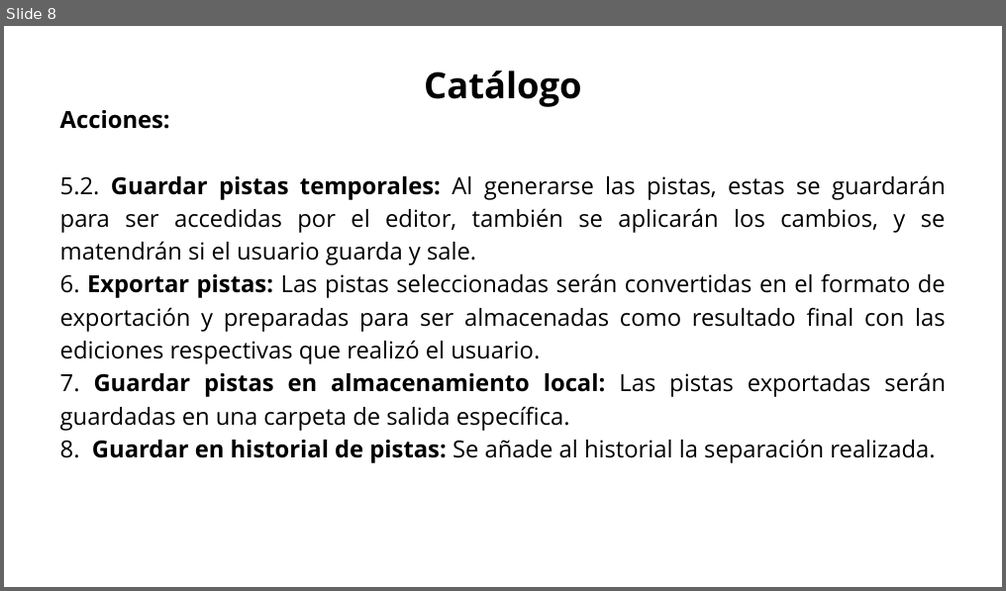
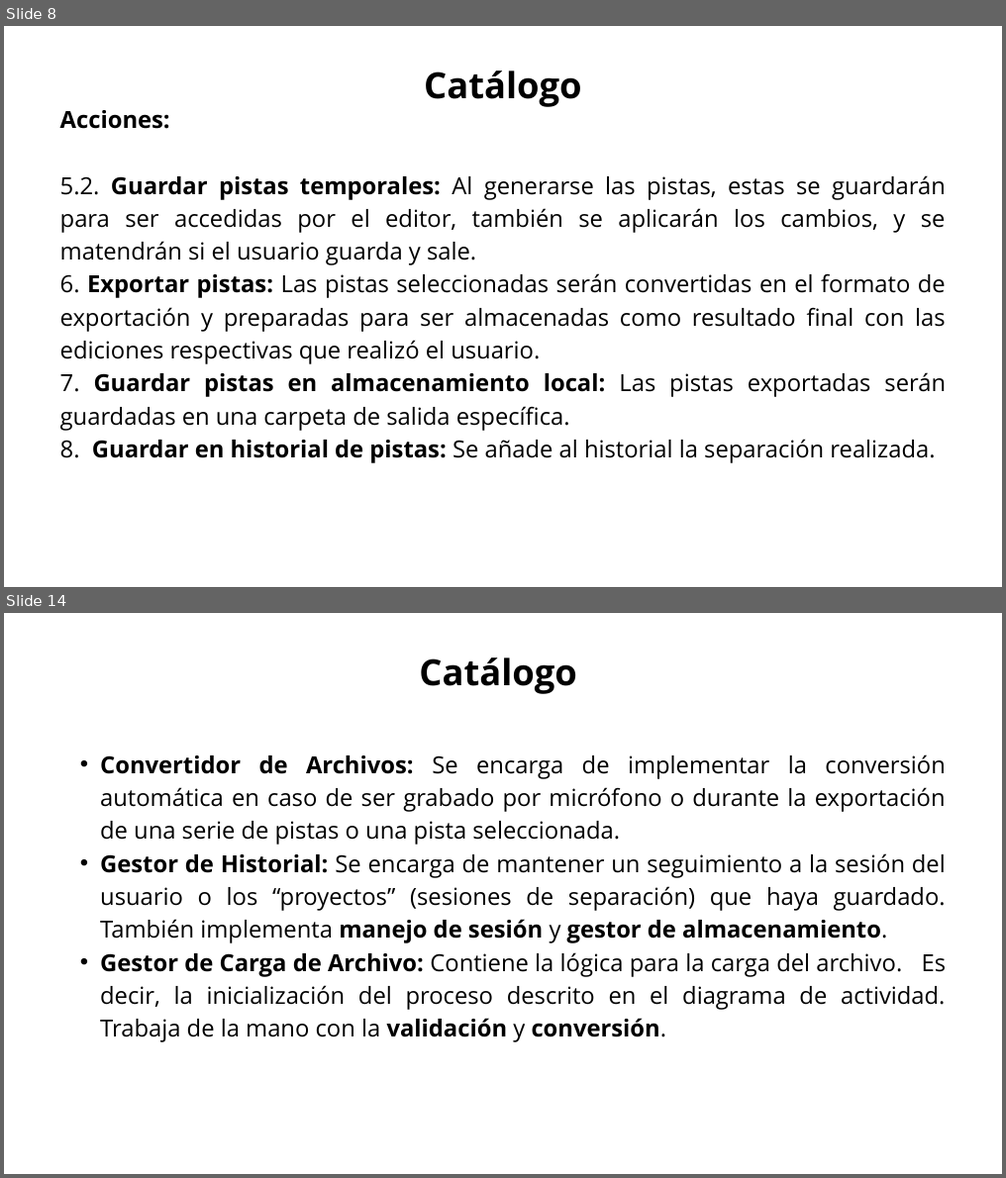
Before and after one commit to Jucer74/SoftwareArchitecture, a slide deck: Project/Views/SistemaSeparacionAudio.views.pptx. Shown one above the other, each under a label of ours: slide 8 before the commit, slides 8 and 14 after it; the slides between them are not shown. The pictures are 1006x591 and 1006x1178 pixels, drawn with LibreOffice and Linux fonts; fonts in the diff are those of the drawing. Boxes give left, top, right and bottom in pixels: in the first picture for what was removed or moved away, otherwise in the second. Text is boxed around its words. In the diff, an @@ line names an element or a change of style, - is before the commit and + after.

```diff
--- a/Project/Views/SistemaSeparacionAudio.views.pptx
+++ b/Project/Views/SistemaSeparacionAudio.views.pptx
@@ slide 14 added at (4, 613, 1002, 1174), background #FFFFFF @@
@@ text added at (419, 658, 577, 694), 52 pt, text #000000, bold @@
+Catálogo
@@ text added at (100, 755, 946, 1043), 34 pt, text #000000 @@
+  • Convertidor de Archivos: Se encarga de implementar la conversión automática en caso de ser grabado por micrófono o durante la exportación de una serie de pistas o una pista seleccionada.
+  • Gestor de Historial: Se encarga de mantener un seguimiento a la sesión del usuario o los “proyectos” (sesiones de separación) que haya guardado. También implementa manejo de sesión y gestor de almacenamiento.
+  • Gestor de Carga de Archivo: Contiene la lógica para la carga del archivo. Es decir, la inicialización del proceso descrito en el diagrama de actividad. Trabaja de la mano con la validación y conversión.
```
Also in this commit, not shown: 10 slides changed, 6 other slides added, 5 slides removed.
